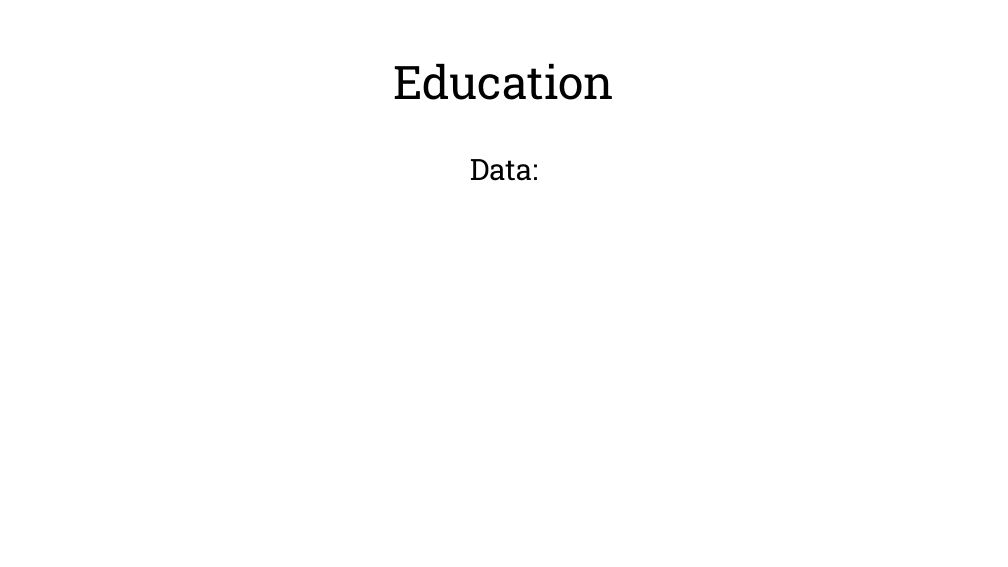
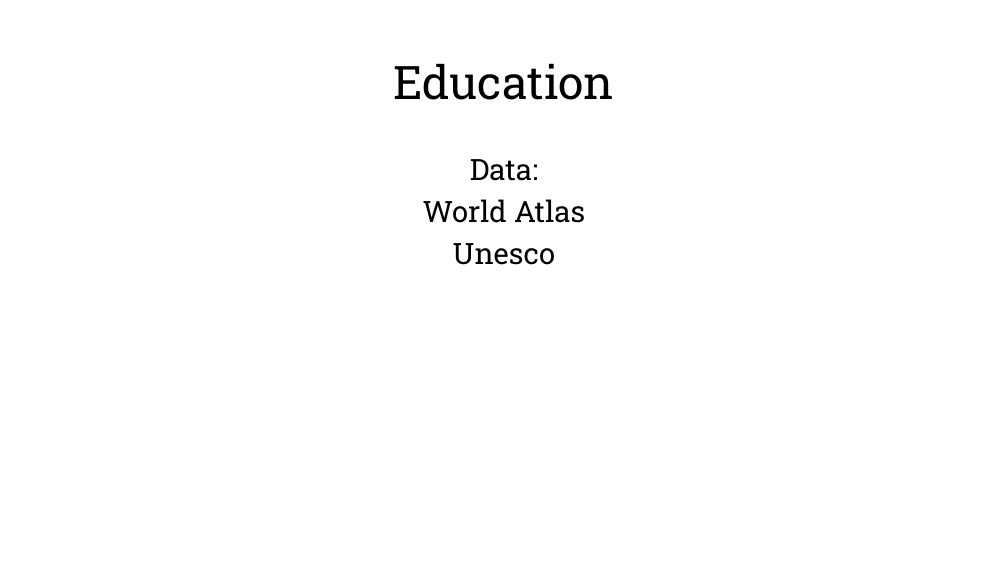
Before and after one commit to beaubatchelor/Health-Lookup-Linking, a slide deck: slide 15 of A Nation’s Happiness.pptx (slide 14 before the commit). Drawn at 1008x567 pixels with LibreOffice and Linux fonts; fonts in the diff are those of the drawing; background and template pictures are left out. Boxes give left, top, right and bottom in pixels: in the first picture for what was removed or moved away, otherwise in the second. Text is boxed around its words. In the diff, an @@ line names an element or a change of style, - is before the commit and + after.

```diff
--- a/A Nation’s Happiness.pptx
+++ b/A Nation’s Happiness.pptx
@@ text at (423,199,585,265): paragraphs added @@
+World Atlas
+Unesco
```
Also in this commit, not shown: 9 other slides changed, 4 slides added, 3 other files.
